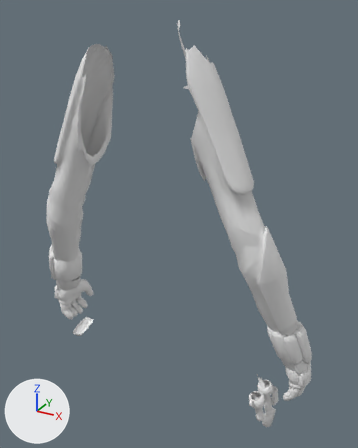
A saved change to the FBX model Assets/_Game/Factory/Diver/ExpeditionSleeves.fbx.
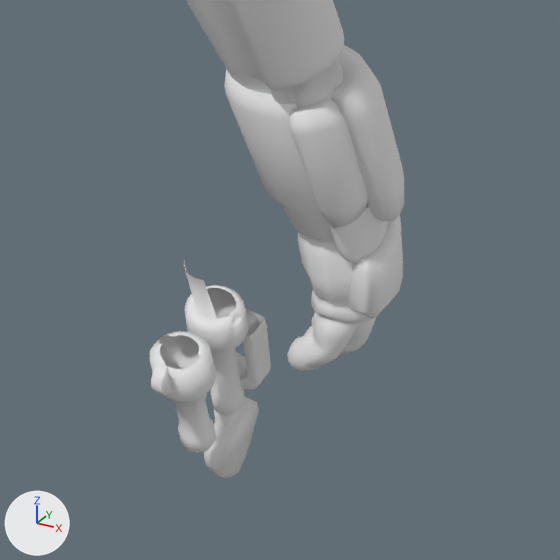
The first picture shows the older version from a 50 mm camera at (0.543, -0.828, 0.825) aimed at (0.028, 0.108, 0.357). The close-ups show the older and then the newer version on the part from 59% to 98% of the width and 69% to 100% of the height of that picture. Only the edits that show in the close-ups are written down. Every picture has the same lights, and +X, +Y and +Z are marked at lower left.

In view in the first close-up: 'RightSleeve'.
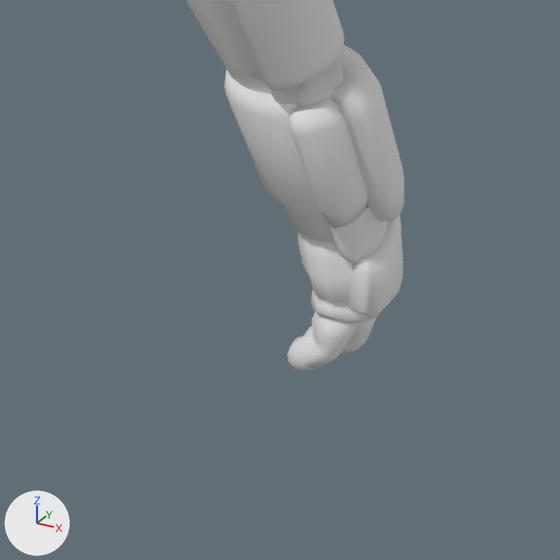
Boxes (x1, y1, x2, y2) around the edits, measured in the close-ups (560 x 560 px):
'RightSleeve', reshaped: before (149, 0, 405, 478); after (187, 0, 405, 371)
part 1 of me_tripo_mesh_13579055_002, deleted: before (149, 261, 271, 478)

Edits to the bpy script that builds the scene:
```text
Change me_tripo_mesh_13579055_002:
    used by ob_rightsleeve; location = (0.0, 0.0, 0.0)
    remove me_tripo_mesh_13579055_002.from_pydata(...)  # 2826 vertices, 5280 faces; spans x 0.081..0.372, y -0.047..0.188, z -0.157..0.805
    add me_tripo_mesh_13579055_002.from_pydata(...)  # 1874 vertices, 3542 faces; spans x 0.108..0.372, y -0.047..0.188, z -0.051..0.763
    me_tripo_mesh_13579055_002 part 1: 7 loose pieces with 946 vertices, spanning x 0.081..0.3, y -0.025..0.143, z -0.157..0.805, are deleted
    other edits to the shape of me_tripo_mesh_13579055_002 do not show in these pictures
```
